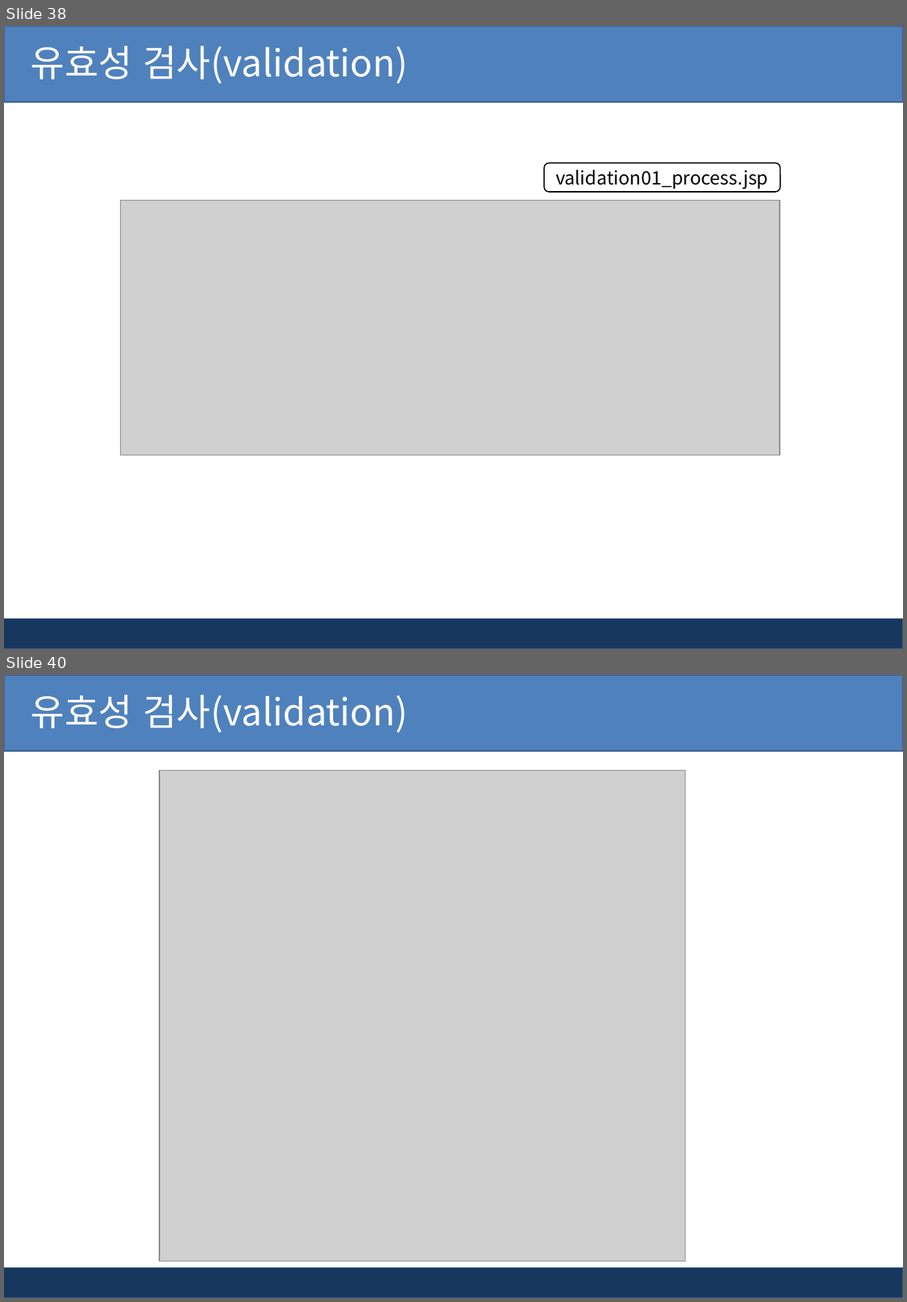
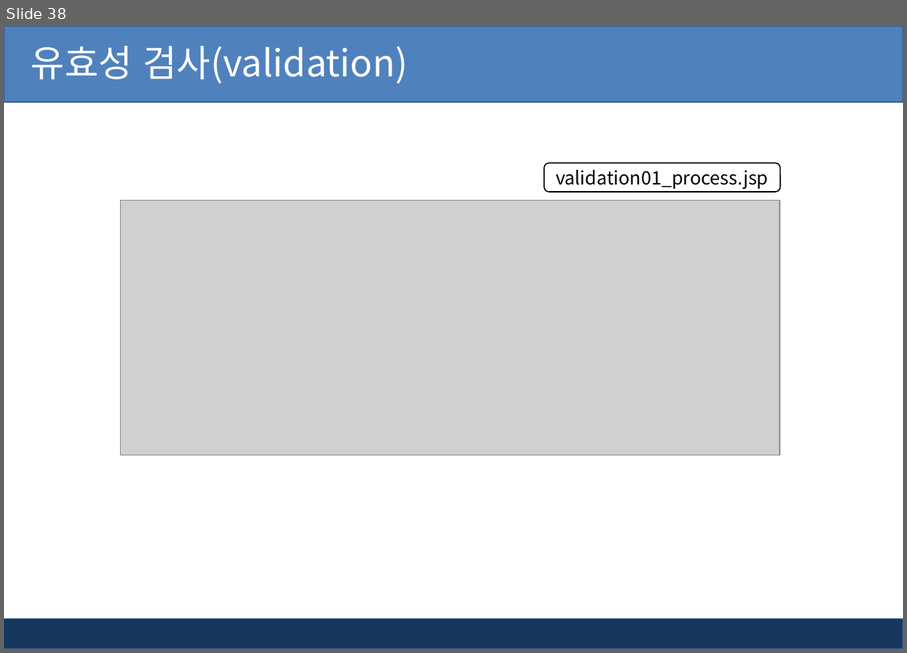
Before and after one commit to pshho/ngreen_project, a slide deck: jspWorks/자료/jsp_ppt/6장. jsp 유효성검사와 정규표현식.pptx. Shown one above the other, each under a label of ours: slides 38 and 40 before the commit, slide 38 after it; the slides between them are not shown. The pictures are 907x1302 and 907x653 pixels, drawn with LibreOffice and Linux fonts; fonts in the diff are those of the drawing; grey boxes stand for pictures; background and template pictures are left out. Boxes give left, top, right and bottom in pixels: in the first picture for what was removed or moved away, otherwise in the second. Text is boxed around its words. In the diff, an @@ line names an element or a change of style, - is before the commit and + after.

```diff
--- a/jspWorks/자료/jsp_ppt/6장. jsp 유효성검사와 정규표현식.pptx
+++ b/jspWorks/자료/jsp_ppt/6장. jsp 유효성검사와 정규표현식.pptx
@@ slide 40 removed at [4,675,903,1298], background #FFFFFF; not listed: 2 template elements that a slide beside it also shows @@
@@ text removed at [31,695,408,733] @@
-유효성 검사(validation)
@@ picture removed at [159,771,686,1260] @@
```
Also in this commit, not shown: 6 slides changed, 1 other slide removed, 26 other files.
